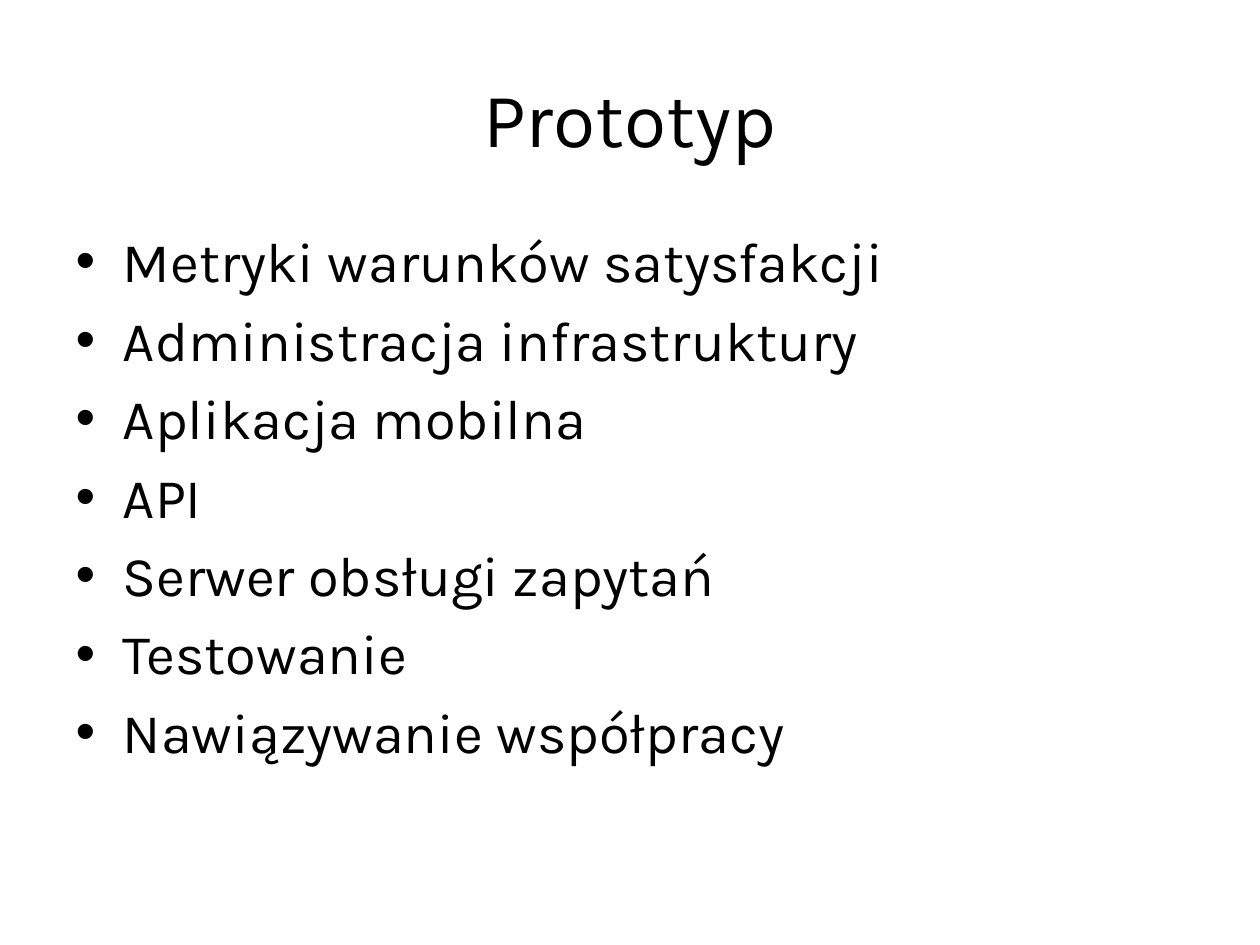
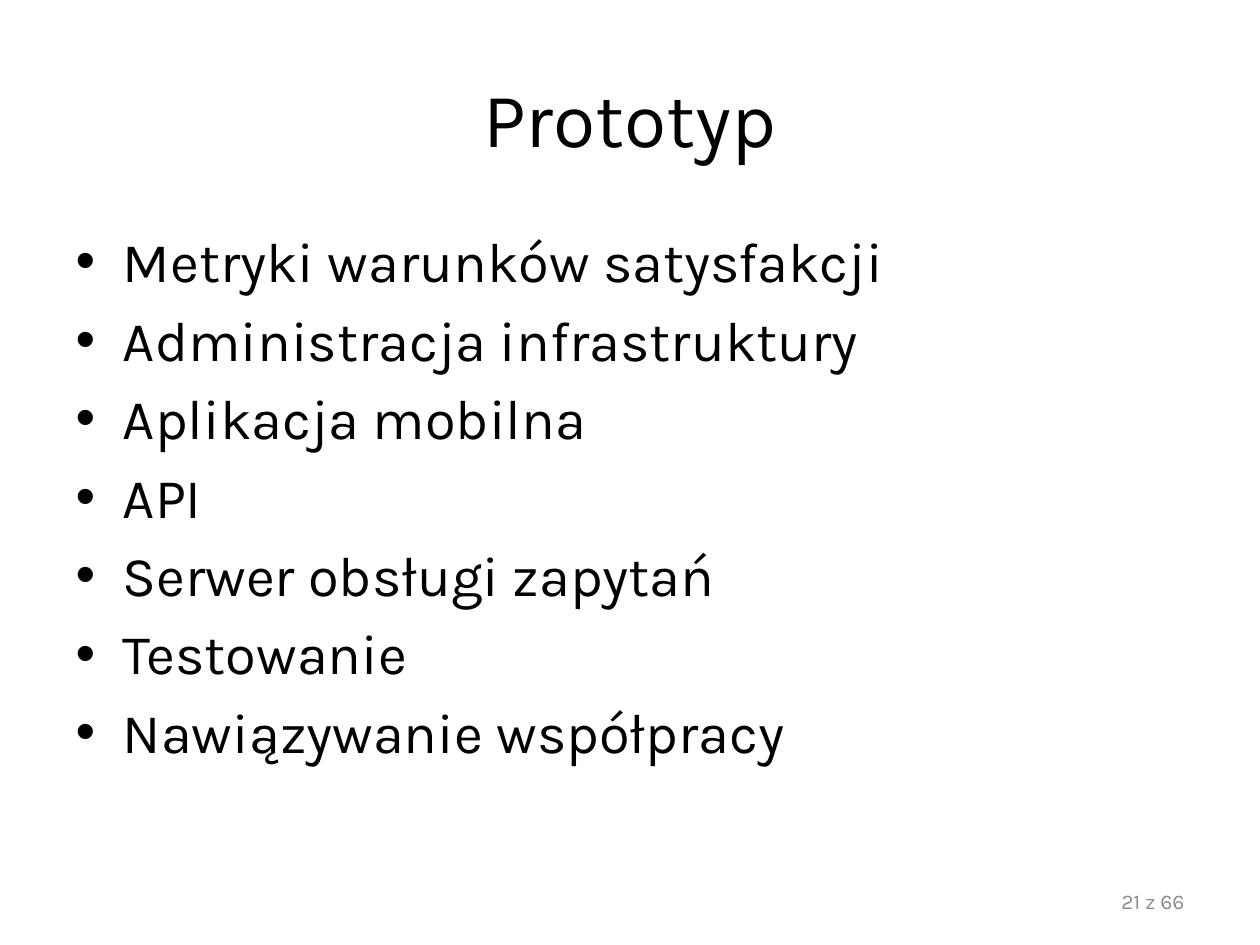
Before and after one commit to student-tomasz/ppit-prowadzenie-concerto, a slide deck: slide 21 of Obrona/Prezentacja.pptx. Drawn at 1260x945 pixels with LibreOffice and Linux fonts; fonts in the diff are those of the drawing; background and template pictures are left out. Boxes give left, top, right and bottom in pixels: in the first picture for what was removed or moved away, otherwise in the second. Text is boxed around its words. In the diff, an @@ line names an element or a change of style, - is before the commit and + after.

```diff
--- a/Obrona/Prezentacja.pptx
+++ b/Obrona/Prezentacja.pptx
@@ page number added at (1121, 895, 1184, 909), 12 pt, text #8C8C8C @@
+21 z 66
```
Also in this commit, not shown: 55 other slides changed, 2 slides added, 2 slides removed, 1 other file.
